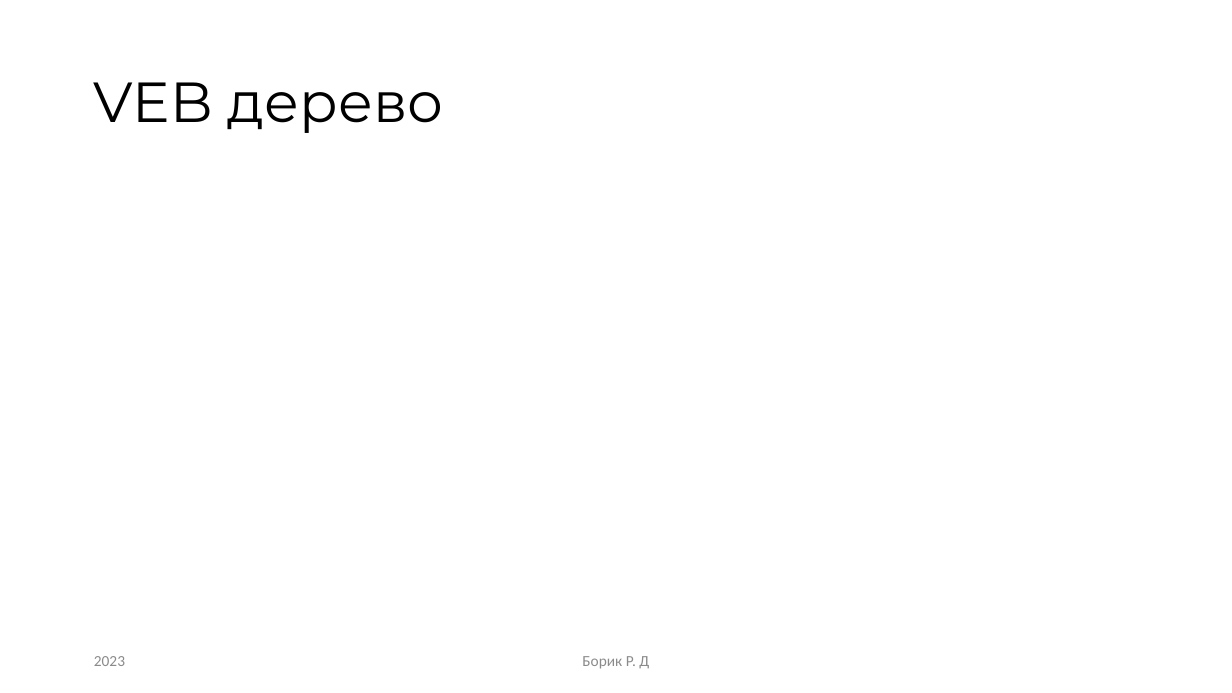
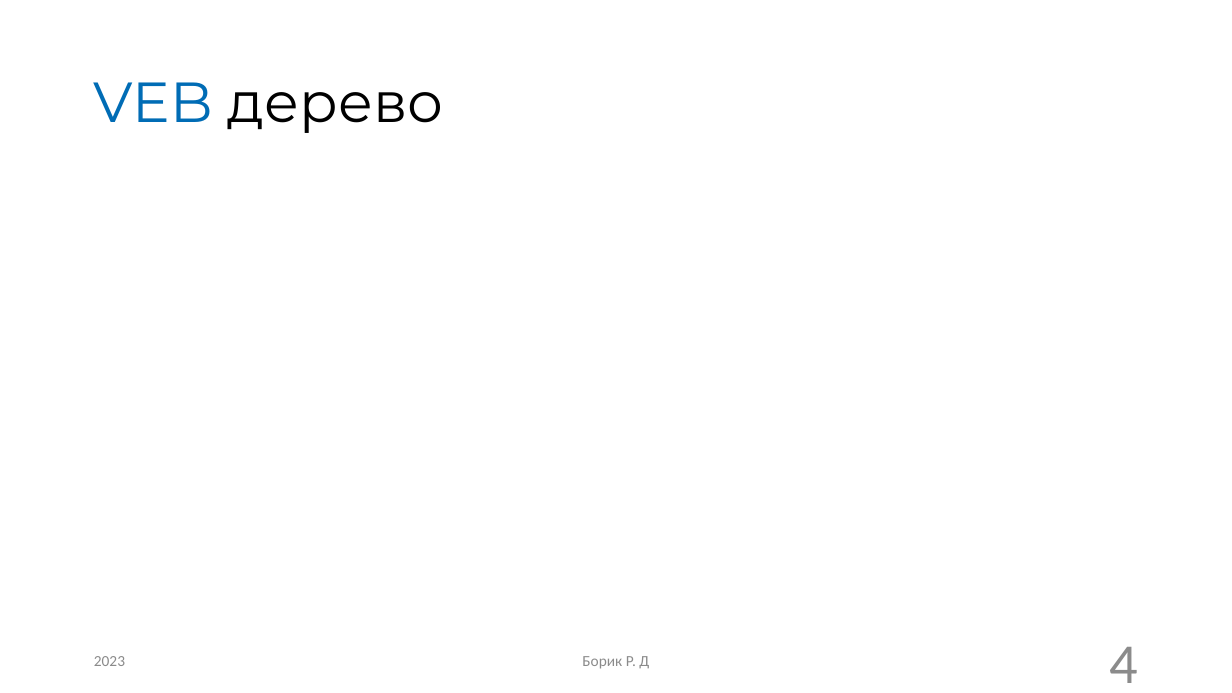
Before and after one commit to RandomServant/Van-Emde-Boas-tree, a slide deck: slide 4 of Presentation van Emde Boas tree.pptx. Drawn at 1232x693 pixels with LibreOffice and Linux fonts; fonts in the diff are those of the drawing; grey boxes stand for pictures. Boxes give left, top, right and bottom in pixels: in the first picture for what was removed or moved away, otherwise in the second. Text is boxed around its words. In the diff, an @@ line names an element or a change of style, - is before the commit and + after.

```diff
--- a/Presentation van Emde Boas tree.pptx
+++ b/Presentation van Emde Boas tree.pptx
@@ title "VEB дерево" at [94, 82, 444, 133]: text colour #000000 to #006CB5 in "VEB" @@
@@ page number added at [1109, 647, 1138, 683], 44 pt, text #8C8C8C @@
+4
```
Also in this commit, not shown: 15 other slides changed, 1 slide added, 5 slides removed.
